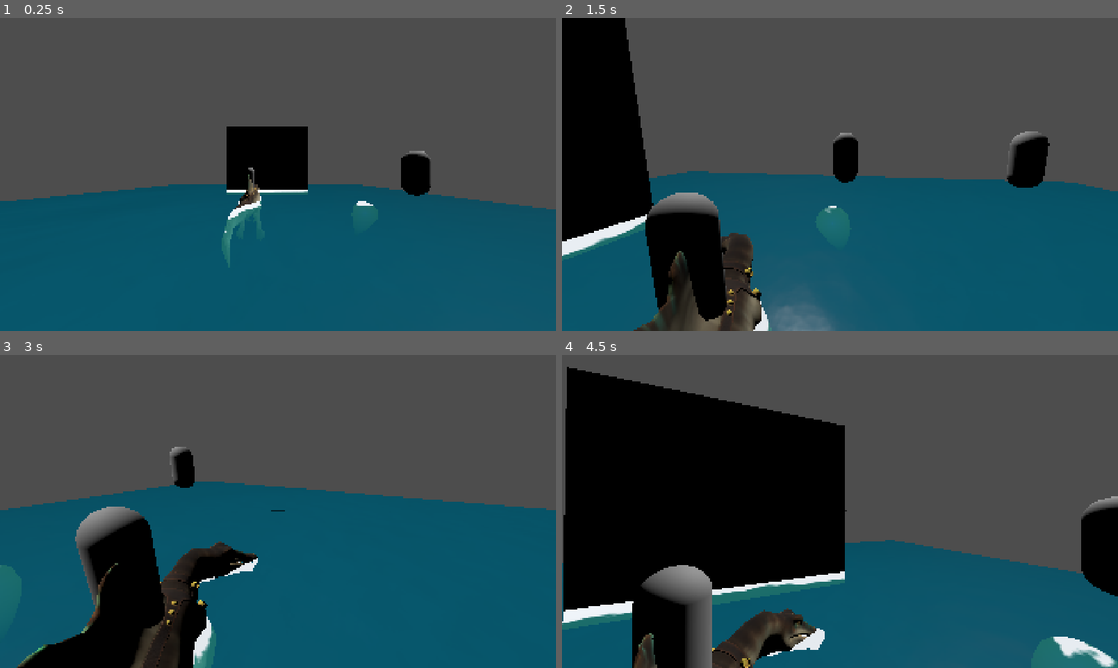
Above: before the commit, frames 1-4 (two rows, left to right).
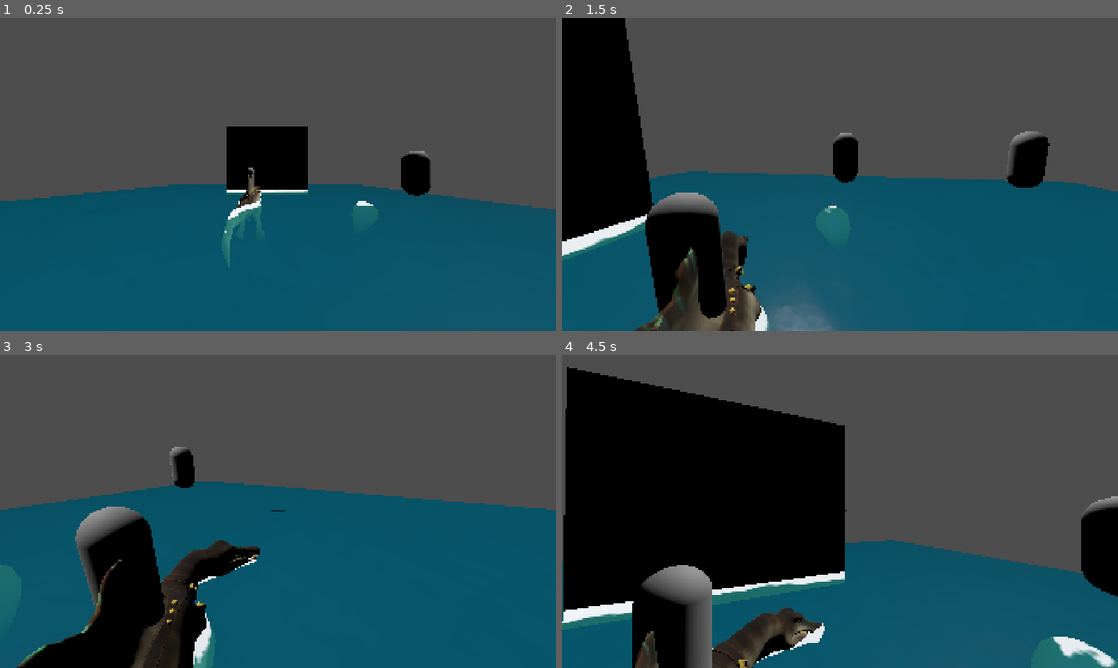
Above: after the commit, the same moments.

Repository: Project-Dino-Sunday-Studios/project-dino
Game: Godot game, scene res://main.tscn
The game is run twice, just before and just after one commit, with the same random seed, the same clock (stepped at 60 frames per second) and the same inputs.
Inputs (mouse positions are in pixels of both pictures, inside the frame that each line leads up to):
- Up to frame 1 (0.25 s): no input
- Up to frame 2 (1.5 s): tap Enter (ui_accept) at 0.5, 0.77 s; move the mouse to (962, 158) at 0.52 s; hold D (move_right) 0.53-1.25 s; right-click (962, 158) at 0.6 s; click (962, 158) at 0.67 s; drag from (728, 190) to (812, 237) at 1.27 s
- Up to frame 3 (3 s): move the mouse to (333, 442) at 2.02 s; hold D (move_right) 2.03-2.75 s; tap E (interact) at 2.1 s; drag from (250, 574) to (111, 464) at 2.77 s
- Up to frame 4 (4.5 s): move the mouse to (1006, 558) at 3.52 s; hold A (move_left) 3.53-4.25 s; hold Shift (sprint) 3.53-4.25 s; tap Enter (ui_accept) at 3.77 s; drag from (673, 464) to (756, 433) at 4.27 s

The runs differ from the first frame. In frame 1, less than 0.1% of the frame differs, in the area x 44-47%, y 50-63%; in frame 2, 1.4%, in the area x 12-38%, y 68-100%; in frame 3, 0.8%; in frame 4, 0.8%.

Commit message:
Post Pull Changes

Diff:
--- a/godot/main.tscn
+++ b/godot/main.tscn
@@ -69,6 +69,26 @@
 collision_layer = 16
 fishing_ray = NodePath("../Camera3D/RayCast3D")
 
+[node name="Skeleton3D" parent="Player2/Model/Spino-swim-anim/rig/global_move/joints" parent_id_path=PackedInt32Array(1369565701, 60396927) index="0" unique_id=296219281]
+bones/0/position = Vector3(-0.22511728, -9.729461, -28.598114)
+bones/0/rotation = Quaternion(-0.70389557, 0.08502523, 0.7019763, -0.06731284)
+bones/13/position = Vector3(-0.8794364, -9.030629, 0.0023674148)
+bones/13/rotation = Quaternion(-0.01621003, -0.016376784, -0.7450431, 0.66661817)
+bones/14/rotation = Quaternion(0.0004293808, 0.010447916, -0.041060958, 0.99910194)
+bones/15/position = Vector3(8.034519, -2.2032277e-06, -1.2007736)
+bones/15/rotation = Quaternion(-0.009116674, 0.13076097, 0.06895123, 0.98897135)
+bones/28/rotation = Quaternion(-0.0027186156, -0.04959011, -0.0109951515, 0.9987055)
+bones/29/rotation = Quaternion(0.0010908935, -0.0705425, 0.015423939, 0.997389)
+bones/30/rotation = Quaternion(-0.0029272297, -0.024216434, -0.118914045, 0.9926049)
+bones/32/position = Vector3(0.65357417, -2.9115984, -0.00013096385)
+bones/32/rotation = Quaternion(-0.7070945, 0.0041898834, -0.0041898405, 0.7070943)
+bones/52/position = Vector3(-1.3787299, 8.24811, -0.43311083)
+bones/52/rotation = Quaternion(0.73602235, 0.6751655, -0.03456416, 0.035044424)
+bones/53/rotation = Quaternion(-0.0026030086, 0.0536955, 0.048350558, 0.99738276)
+bones/54/rotation = Quaternion(0.010905074, 0.11548693, -0.014218281, 0.99314743)
+bones/55/rotation = Quaternion(-0.0007474021, 0.101574875, 0.0073198103, 0.9948007)
+bones/56/rotation = Quaternion(0.0010892377, 0.0355014, -0.030647742, 0.998899)
+
 [node name="IKHeadRotationPivot" parent="Player2/Model" parent_id_path=PackedInt32Array(1369565701, 1177248948) index="5" unique_id=370335595 node_paths=PackedStringArray("game_camera")]
 game_camera = NodePath("../../../Camera3D")
 
